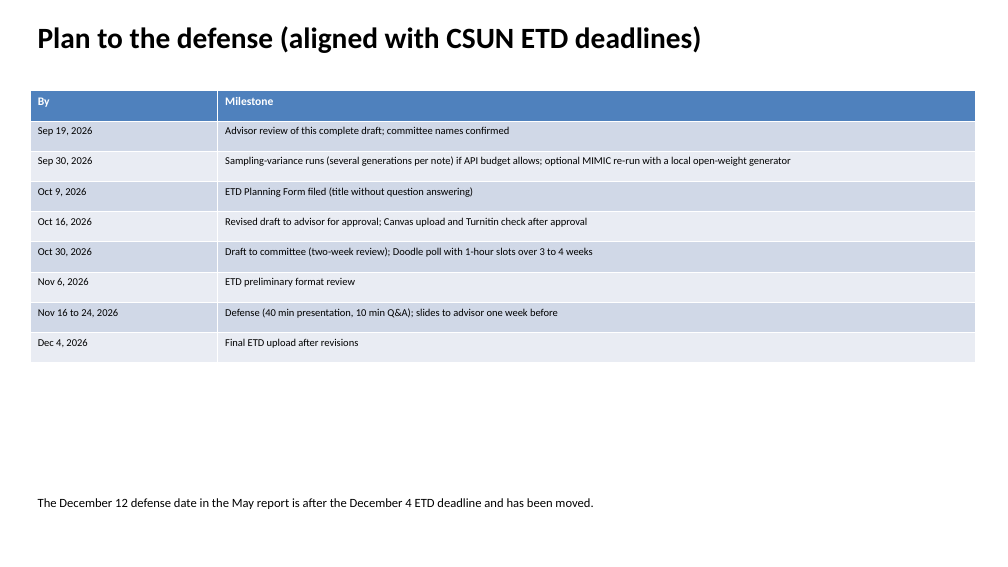
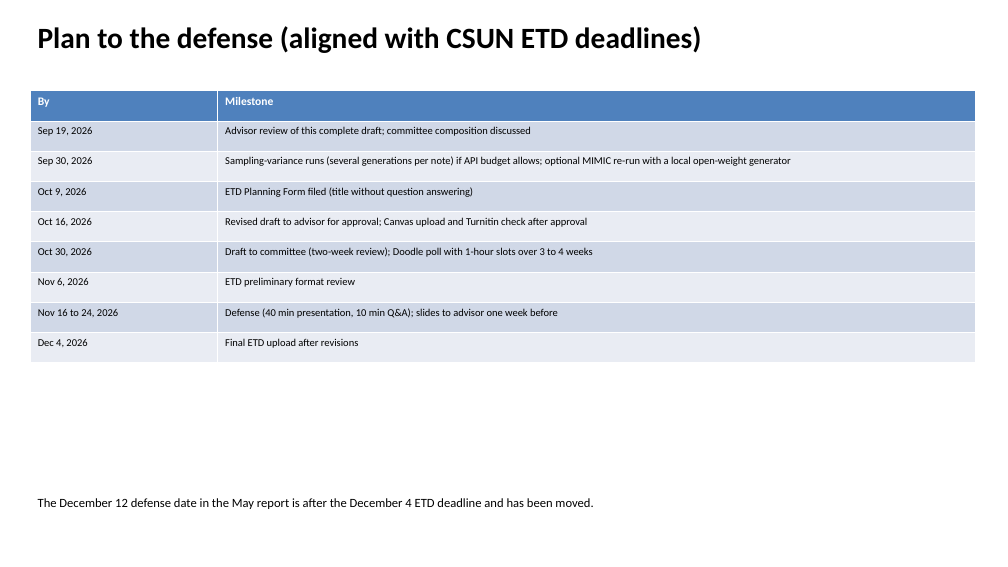
Before and after one commit to slay-a/medical-hallucination-eval, a slide deck: slide 13 of deliverables/Progress_Slides_Fall2026.pptx. Drawn at 1008x567 pixels with LibreOffice and Linux fonts; fonts in the diff are those of the drawing. Boxes give left, top, right and bottom in pixels: in the first picture for what was removed or moved away, otherwise in the second. Text is boxed around its words. In the diff, an @@ line names an element or a change of style, - is before the commit and + after.

```diff
--- a/deliverables/Progress_Slides_Fall2026.pptx
+++ b/deliverables/Progress_Slides_Fall2026.pptx
@@ table at [30,91,975,363] @@
-row 2, column 2: Advisor review of this complete draft; committee names confirmed
+row 2, column 2: Advisor review of this complete draft; committee composition discussed
```
Also in this commit, not shown: 3 other slides changed, 3 other files.
